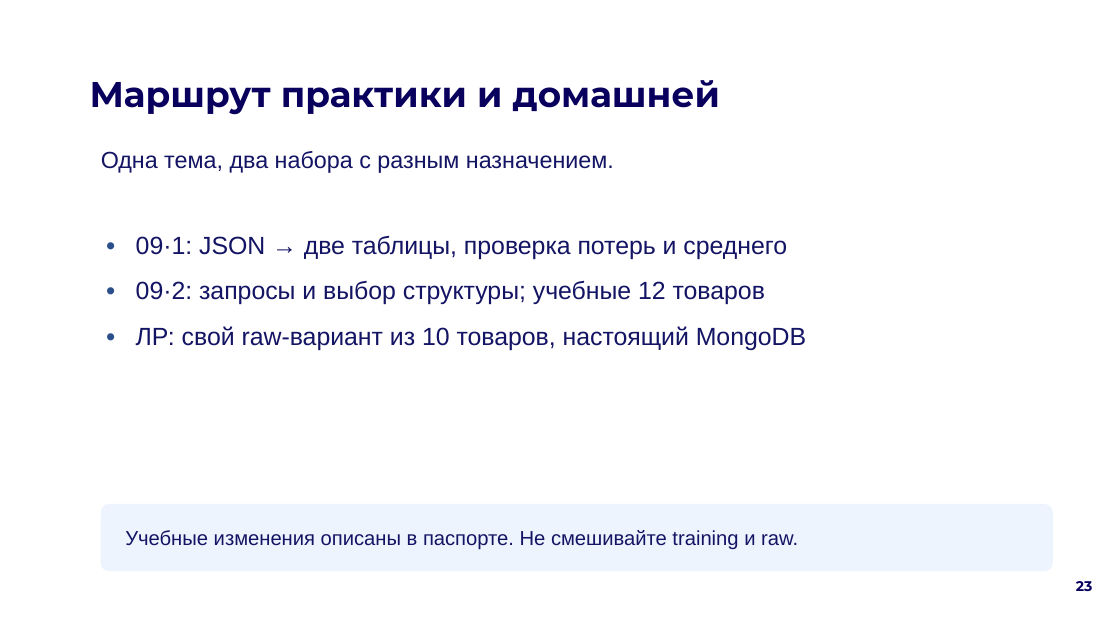
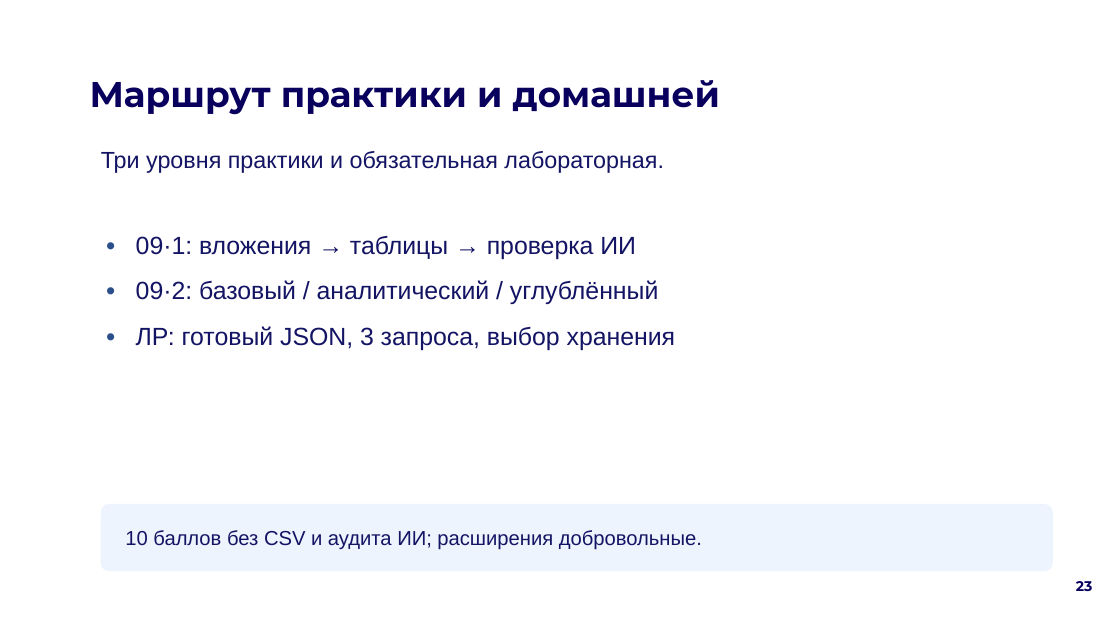
Before and after one commit to rustam-azimov/data-ai-sem2-tema09, a slide deck: slide 23 of 09_ПРЕЗЕНТАЦИИ/Тема_09.pptx. Drawn at 1120x630 pixels with LibreOffice and Linux fonts; fonts in the diff are those of the drawing; background and template pictures are left out. Boxes give left, top, right and bottom in pixels: in the first picture for what was removed or moved away, otherwise in the second. Text is boxed around its words. In the diff, an @@ line names an element or a change of style, - is before the commit and + after.

Commit message:
Облегчена лабораторная темы 9 и добавлены уровни практики

```diff
--- a/09_ПРЕЗЕНТАЦИИ/Тема_09.pptx
+++ b/09_ПРЕЗЕНТАЦИИ/Тема_09.pptx
@@ text at [101,151,664,173]: text changed @@
-Одна тема, два набора с разным назначением.
+Три уровня практики и обязательная лабораторная.
@@ text at [136,236,676,350]: text changed @@
-• 09·1: JSON → две таблицы, проверка потерь и среднего
-• 09·2: запросы и выбор структуры; учебные 12 товаров
-• ЛР: свой raw-вариант из 10 товаров, настоящий MongoDB
+• 09·1: вложения → таблицы → проверка ИИ
+• 09·2: базовый / аналитический / углублённый
+• ЛР: готовый JSON, 3 запроса, выбор хранения
@@ text at [125,530,702,550]: text changed @@
-Учебные изменения описаны в паспорте. Не смешивайте training и raw.
+10 баллов без CSV и аудита ИИ; расширения добровольные.
```
Also in this commit, not shown: 4 other slides changed, 14 other files.
